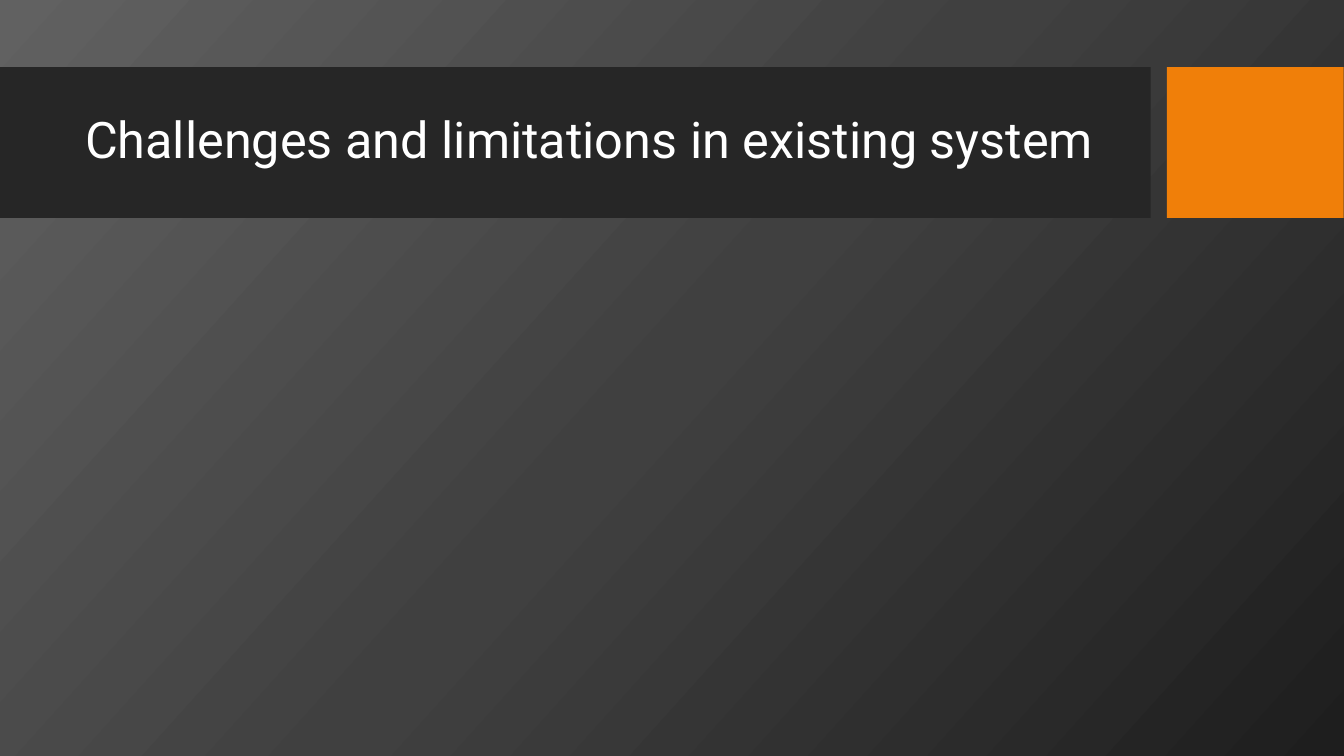
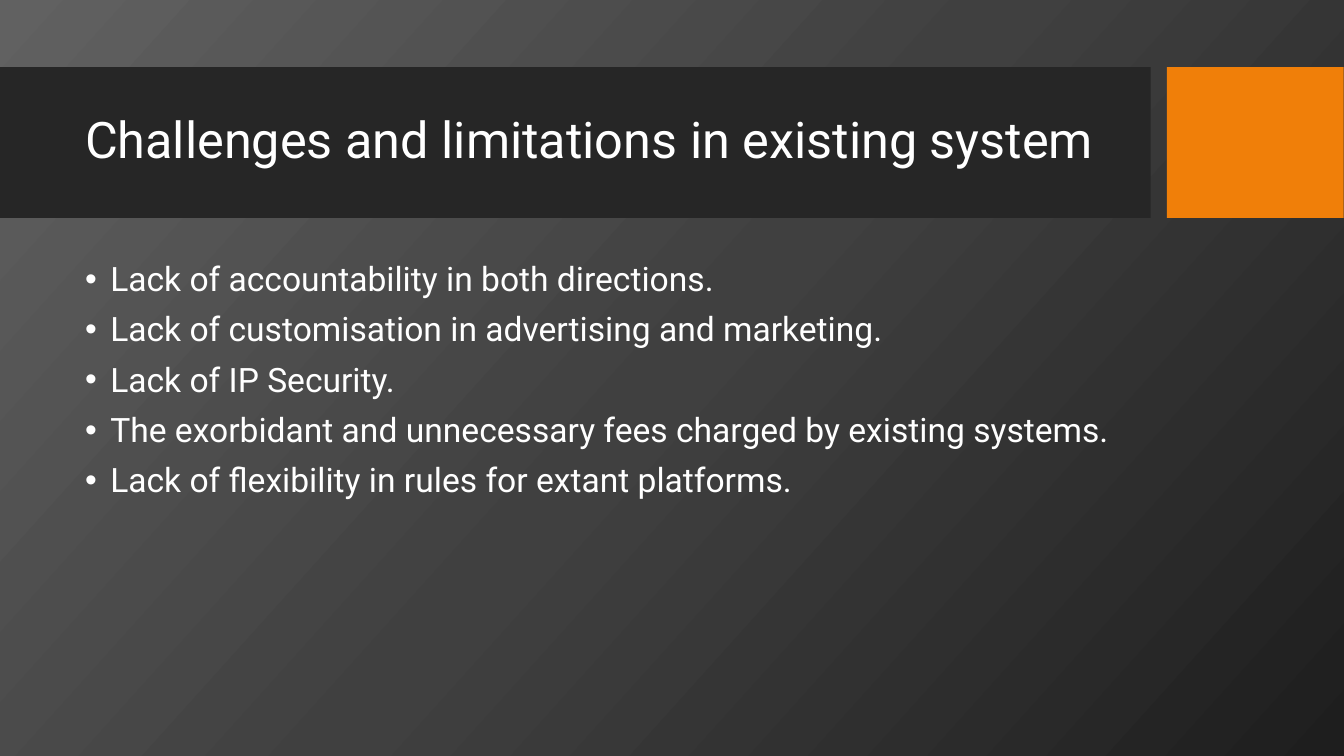
Before and after one commit to raghu-raj23/RajyaMudra, a slide deck: slide 5 of Major_Project_Review_1.pptx. Drawn at 1344x756 pixels with LibreOffice and Linux fonts; fonts in the diff are those of the drawing; background and template pictures are left out. Boxes give left, top, right and bottom in pixels: in the first picture for what was removed or moved away, otherwise in the second. Text is boxed around its words. In the diff, an @@ line names an element or a change of style, - is before the commit and + after.

```diff
--- a/Major_Project_Review_1.pptx
+++ b/Major_Project_Review_1.pptx
@@ text added at (110, 265, 1108, 499), 24 pt, text #FFFFFF @@
+• Lack of accountability in both directions.
+• Lack of customisation in advertising and marketing.
+• Lack of IP Security.
+• The exorbidant and unnecessary fees charged by existing systems.
+• Lack of flexibility in rules for extant platforms.
```
Also in this commit, not shown: 1 other slide changed.
